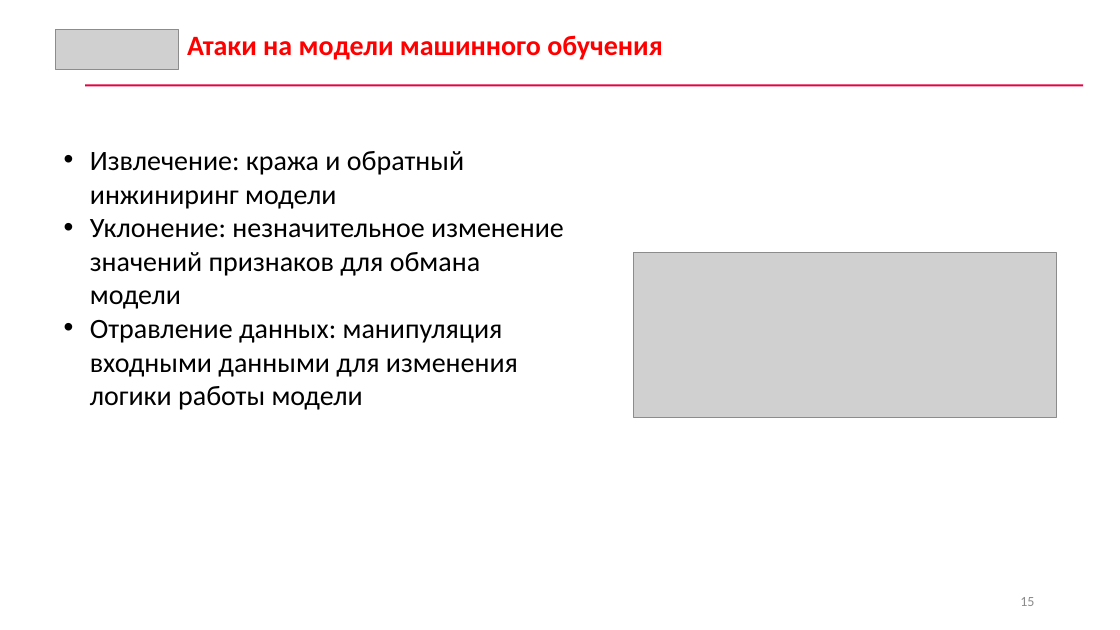
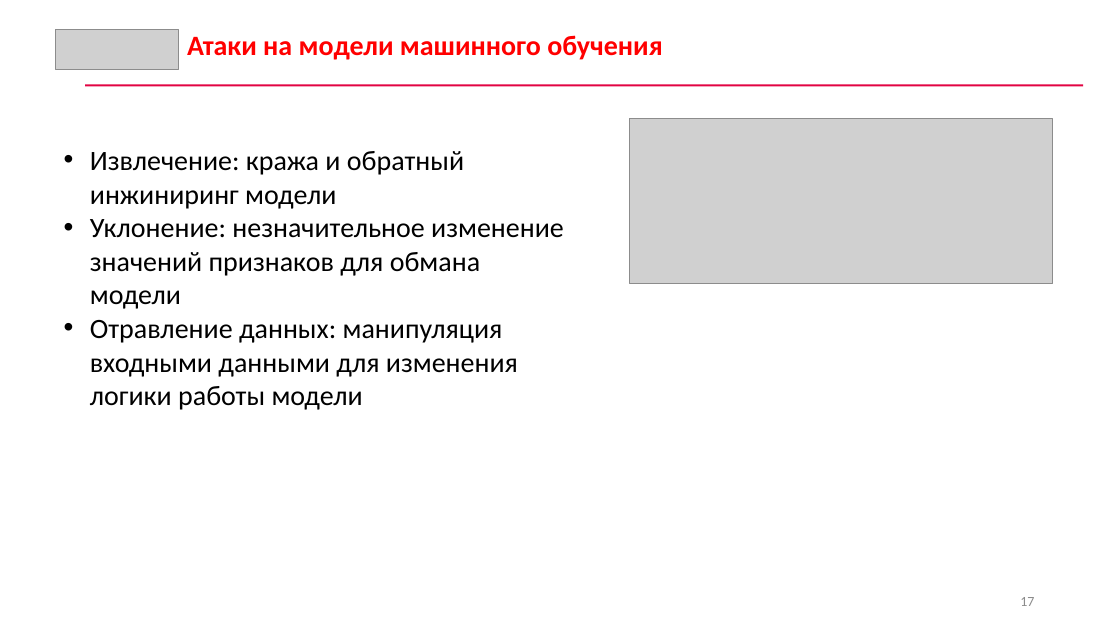
Before and after one commit to CyberLympha/AI-for-IS-Course, a slide deck: slide 17 of Лекции/Состязательные модели в ИБ.pptx (slide 15 before the commit). Drawn at 1120x630 pixels with LibreOffice and Linux fonts; fonts in the diff are those of the drawing; grey boxes stand for pictures. Boxes give left, top, right and bottom in pixels: in the first picture for what was removed or moved away, otherwise in the second. Text is boxed around its words. In the diff, an @@ line names an element or a change of style, - is before the commit and + after.

```diff
--- a/Лекции/Состязательные модели в ИБ.pptx
+++ b/Лекции/Состязательные модели в ИБ.pptx
@@ picture: place and size @@
-picture at [634, 253, 1057, 418]
+picture at [629, 118, 1053, 283]
@@ page number at [1020, 597, 1034, 606]: text changed @@
-15
+17
```
Also in this commit, not shown: 7 other slides changed, 3 slides added, 1 other file.
